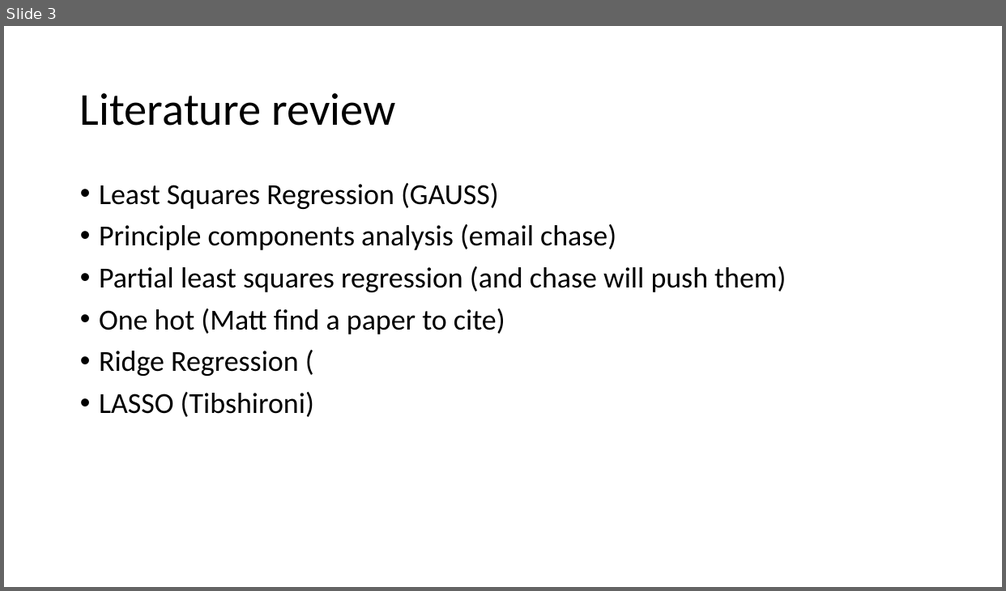
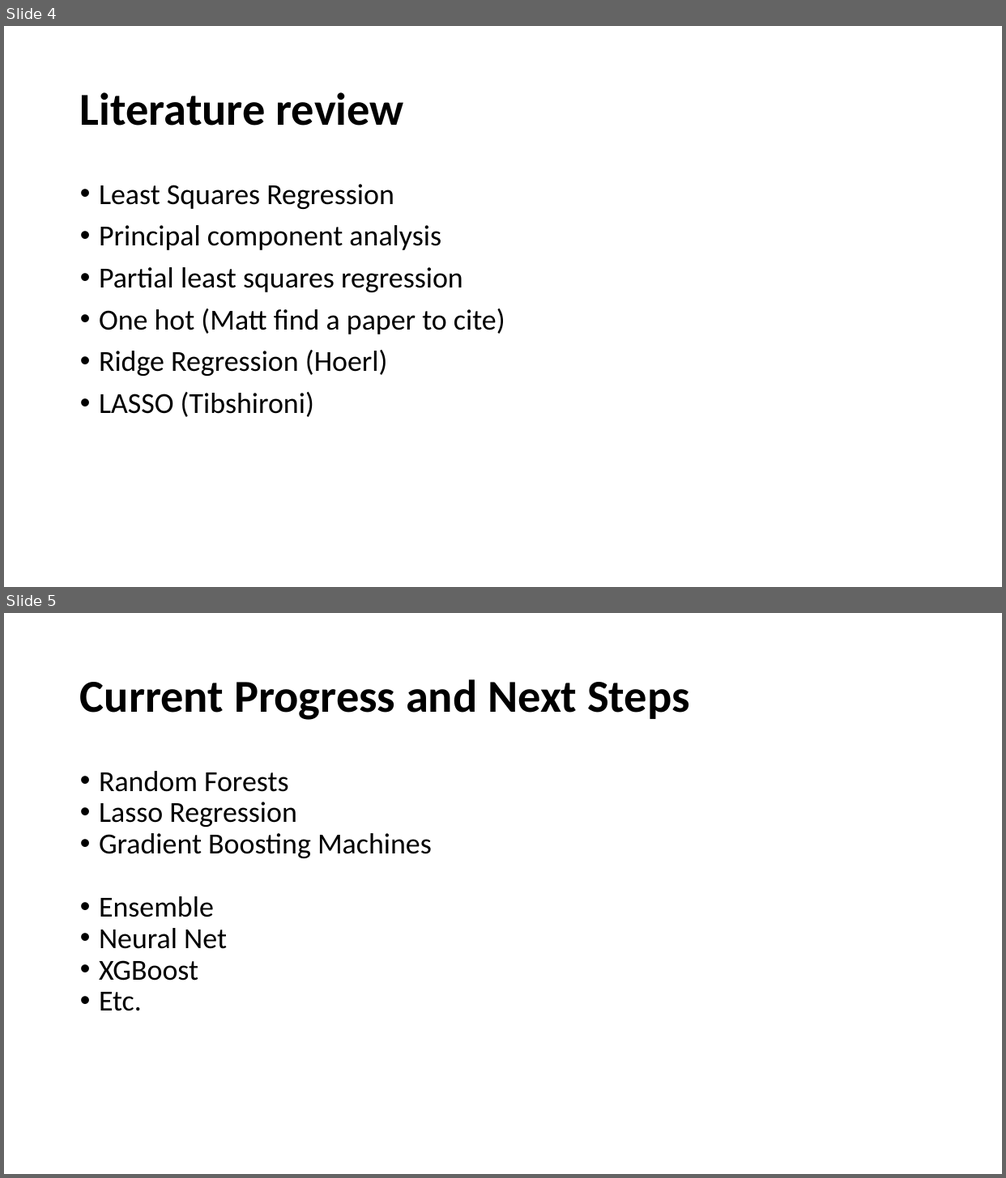
Before and after one commit to jakerhodes/gitFolder, a slide deck: Presentation-draft.pptx. Shown one above the other, each under a label of ours: slide 3 before the commit, slides 4 and 5 after it. The pictures are 1006x591 and 1006x1178 pixels, drawn with LibreOffice and Linux fonts; fonts in the diff are those of the drawing. Boxes give left, top, right and bottom in pixels: in the first picture for what was removed or moved away, otherwise in the second. Text is boxed around its words. In the diff, an @@ line names an element or a change of style, - is before the commit and + after.

```diff
--- a/Presentation-draft.pptx
+++ b/Presentation-draft.pptx
@@ slide 5 added at (4,613,1002,1174), background #FFFFFF @@
@@ title added at (80,679,689,720), 44 pt, text #000000, bold @@
+Current Progress and Next Steps
@@ text added at (99,771,432,1012), 28 pt, text #000000 @@
+• Random Forests
+• Lasso Regression
+• Gradient Boosting Machines
+• Ensemble
+• Neural Net
+• XGBoost
+• Etc.
@@ what was slide 3 is now slide 4 @@
@@ slide 4 changed as well @@
@@ title "Literature review" at (80,92,404,126): bold on @@
@@ text at (99,184,463,292): text changed @@
-• Least Squares Regression (GAUSS)
-• Principle components analysis (email chase)
-• Partial least squares regression (and chase will push them)
+• Least Squares Regression
+• Principal component analysis
+• Partial least squares regression
@@ text at (99,350,388,376): text changed @@
-• Ridge Regression (
+• Ridge Regression (Hoerl)
```
Also in this commit, not shown: 3 other slides changed, 2 other slides added.
